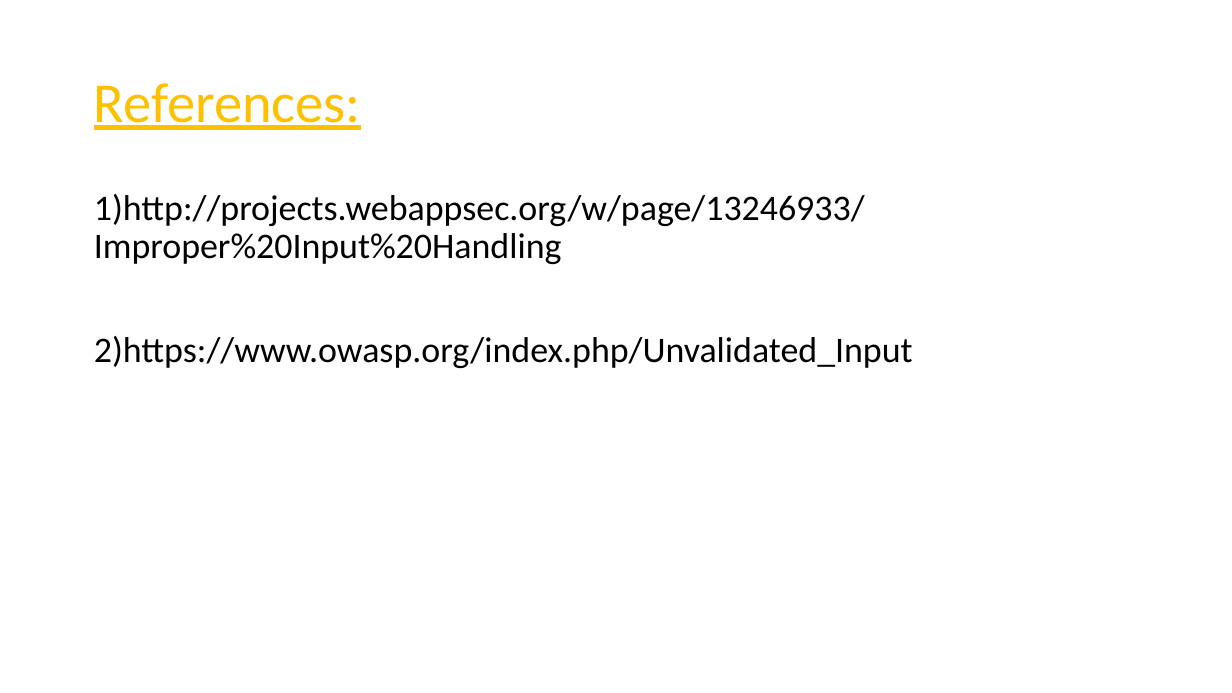
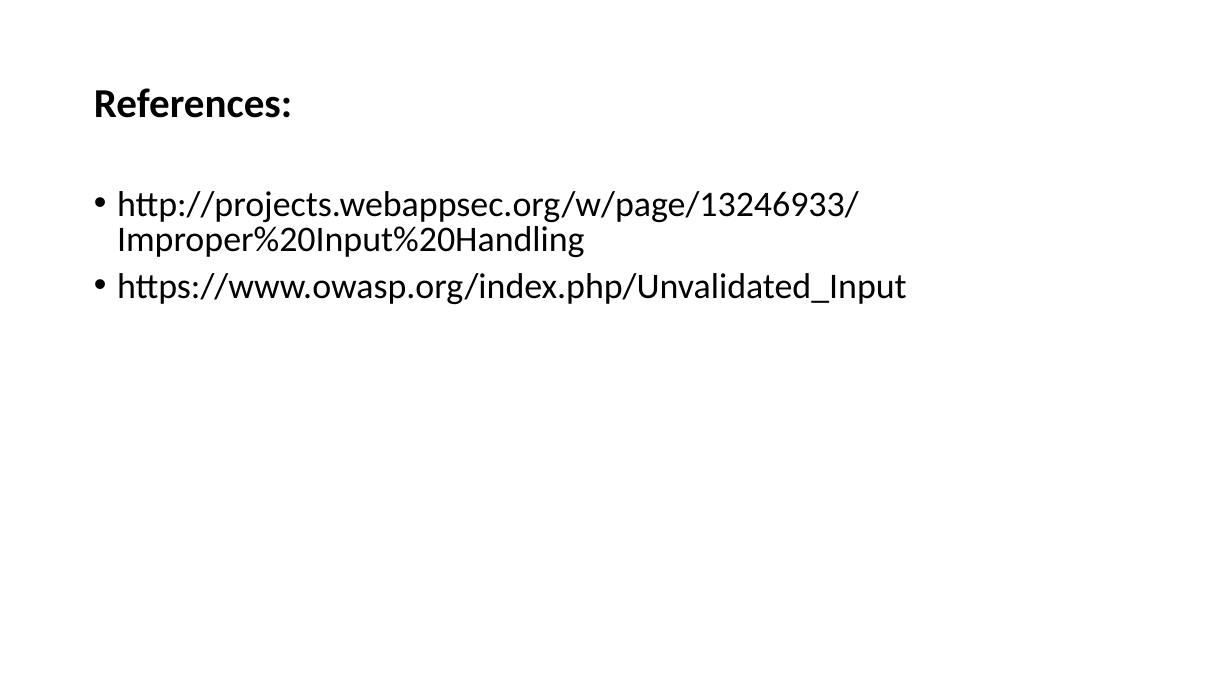
Before and after one commit to RocktimRajkumar/CEH-hack-a-thon, a slide deck: slide 104 of reports/Lifestyle Store/LifeStyle Store Application Reports.pptx. Drawn at 1232x693 pixels with LibreOffice and Linux fonts; fonts in the diff are those of the drawing. Boxes give left, top, right and bottom in pixels: in the first picture for what was removed or moved away, otherwise in the second. Text is boxed around its words. In the diff, an @@ line names an element or a change of style, - is before the commit and + after.

```diff
--- a/reports/Lifestyle Store/LifeStyle Store Application Reports.pptx
+++ b/reports/Lifestyle Store/LifeStyle Store Application Reports.pptx
@@ title "References:" at (94,88,292,118): size 44 to 32 pt, text colour #FFC000 to #000000, bold on, underline off @@
@@ text at (117,191,907,304): text changed @@
-1)http://projects.webappsec.org/w/page/13246933/Improper%20Input%20Handling
-2)https://www.owasp.org/index.php/Unvalidated_Input
+• http://projects.webappsec.org/w/page/13246933/Improper%20Input%20Handling
+• https://www.owasp.org/index.php/Unvalidated_Input
```
Also in this commit, not shown: 5 other slides changed, 4 slides added, 4 slides removed, 1 other file.
